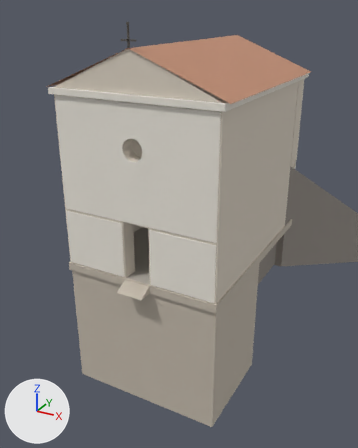
Renders of the Blender file games/selva-oscura/assets/world/static_meshes/source/crypt_foundation.blend from each side of a commit.
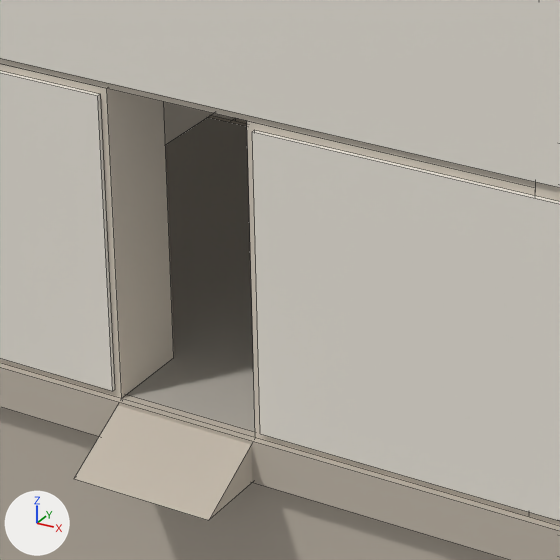
Each version is shown from a 50 mm camera at (8.52, -16.51, 9.1) aimed at (1.08, -2.97, 2.33), then close up on the part from 29% to 57% of the width and 46% to 69% of the height. The lights are fixed; the arrows at lower left show +X, +Y and +Z. The last two pictures show the newer version. The close-ups show mesh edges as thin lines.

The first close-up shows 'crypt_door_threshold', 'crypt_facade_cladding_left', 'crypt_facade_cladding_right', 'crypt_facade_cladding_upper', 'crypt_floor_front', 'crypt_foundation_skirt_front', 'crypt_plinth_front', 'crypt_wall_front_left', 'crypt_wall_front_right', 'crypt_wall_front_upper', 'crypt_wall_side_left' and 2 more.
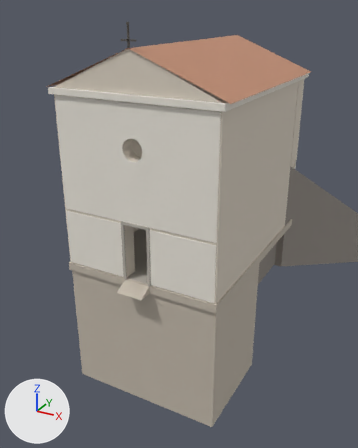
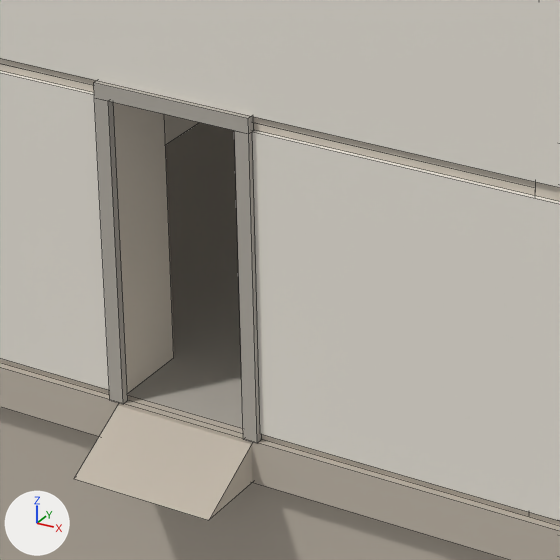
Where the change shows, as pixel boxes (x1, y1, x2, y2) in the close-ups (560 x 560 px):
'crypt_door_jamb_left', added
    after: (94, 98, 128, 404)
'crypt_door_jamb_right', added
    after: (235, 131, 262, 443)
'crypt_door_jamb_head', added
    after: (94, 81, 254, 134)

Edits to the bpy script that builds the scene:
```text
Add me_cube_025_1:
    me_cube_025_1.from_pydata(...)  # a box spanning x -0.05..0.05, y -0.03..0.03, z -1.05..1.05
    me_cube_025_1.materials.append(mat_interior_limewash)  # grey #b5afa6
Add me_cube_023_1:
    me_cube_023_1.from_pydata(...)  # a box spanning x -0.55..0.55, y -0.028..0.028, z -0.05..0.05
    me_cube_023_1.materials.append(mat_interior_limewash)  # grey #b5afa6
Add ob_crypt_door_jamb_right:
    ob_crypt_door_jamb_right = bpy.data.objects.new('crypt_door_jamb_right', me_cube_025_1)
    ob_crypt_door_jamb_right.location = (0.5, -4.032, 1.35)
Add ob_crypt_door_jamb_left:
    ob_crypt_door_jamb_left = bpy.data.objects.new('crypt_door_jamb_left', me_cube_025_1.copy())
    ob_crypt_door_jamb_left.location = (-0.5, -4.032, 1.35)
Add ob_crypt_door_jamb_head:
    ob_crypt_door_jamb_head = bpy.data.objects.new('crypt_door_jamb_head', me_cube_023_1)
    ob_crypt_door_jamb_head.location = (0.0, -4.032, 2.45)
```
